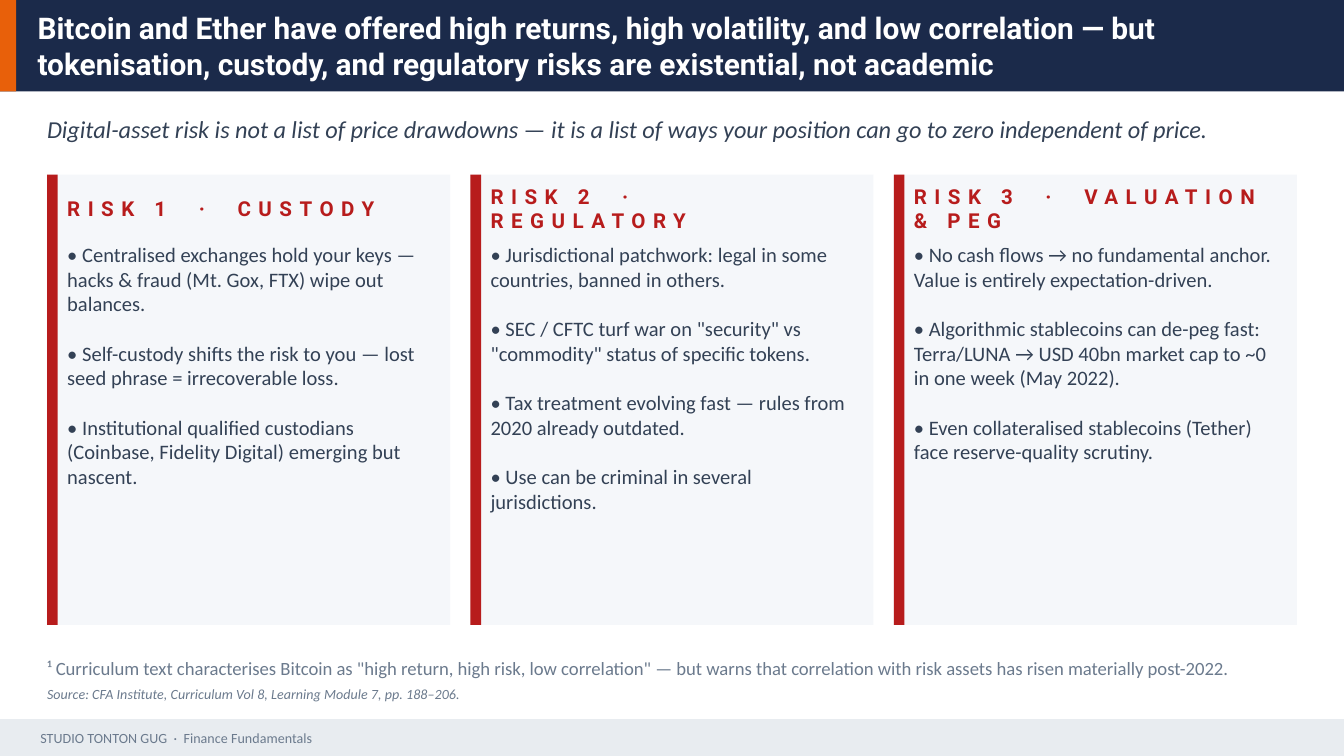
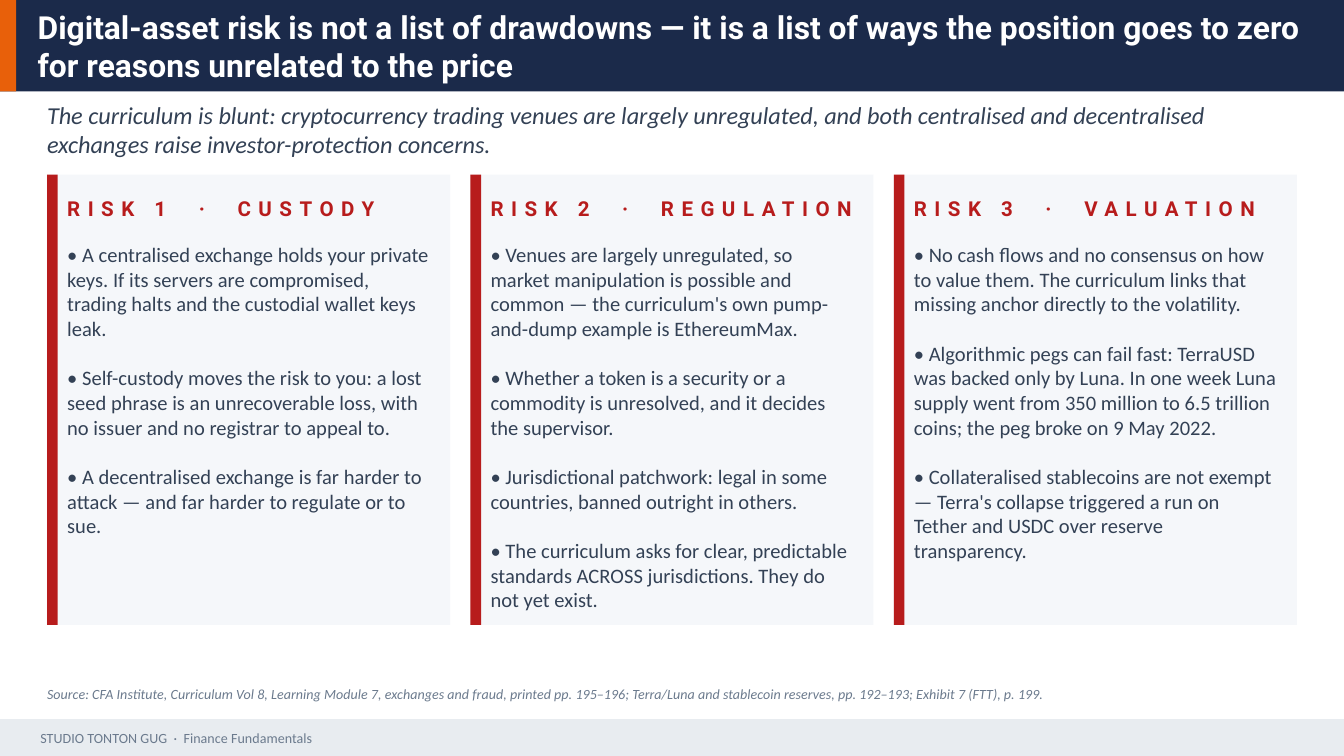
Before and after one commit to Gug4ever/Tonton_Gug_Studio, a slide deck: slide 38 of assets/finance/D19_Alternative_Investments.pptx (slide 37 before the commit). Drawn at 1344x756 pixels with LibreOffice and Linux fonts; fonts in the diff are those of the drawing. Boxes give left, top, right and bottom in pixels: in the first picture for what was removed or moved away, otherwise in the second. Text is boxed around its words. In the diff, an @@ line names an element or a change of style, - is before the commit and + after.

```diff
--- a/assets/finance/D19_Alternative_Investments.pptx
+++ b/assets/finance/D19_Alternative_Investments.pptx
@@ text at (38,15,1299,84): text changed; size 13 to 17 pt; font Calibri to Roboto; text colour #334155 to #FFFFFF; bold on; italic off @@
-Digital-asset risk is not a list of price drawdowns — it is a list of ways your position can go to zero independent of price.
+Digital-asset risk is not a list of drawdowns — it is a list of ways the position goes to zero for reasons unrelated to the price
@@ text removed at (38,16,1154,82) @@
-Bitcoin and Ether have offered high returns, high volatility, and low correlation — but tokenisation, custody, and regulatory risks are existential, not academic
@@ text added at (47,107,1204,157), 13 pt, text #334155, italic @@
+The curriculum is blunt: cryptocurrency trading venues are largely unregulated, and both centralised and decentralised exchanges raise investor-protection concerns.
@@ text at (491,201,852,217): text changed @@
-RISK 2 · REGULATORY
+RISK 2 · REGULATION
@@ text at (914,201,1254,217): text changed @@
-RISK 3 · VALUATION & PEG
+RISK 3 · VALUATION
@@ text at (67,247,428,533): text changed @@
-• Centralised exchanges hold your keys — hacks & fraud (Mt. Gox, FTX) wipe out balances.
-• Self-custody shifts the risk to you — lost seed phrase = irrecoverable loss.
-• Institutional qualified custodians (Coinbase, Fidelity Digital) emerging but nascent.
+• A centralised exchange holds your private keys. If its servers are compromised, trading halts and the custodial wallet keys leak.
+• Self-custody moves the risk to you: a lost seed phrase is an unrecoverable loss, with no issuer and no registrar to appeal to.
+• A decentralised exchange is far harder to attack — and far harder to regulate or to sue.
@@ text at (491,247,847,611): text changed @@
-• Jurisdictional patchwork: legal in some countries, banned in others.
-• SEC / CFTC turf war on "security" vs "commodity" status of specific tokens.
-• Tax treatment evolving fast — rules from 2020 already outdated.
-• Use can be criminal in several jurisdictions.
+• Venues are largely unregulated, so market manipulation is possible and common — the curriculum's own pump-and-dump example is EthereumMax.
+• Whether a token is a security or a commodity is unresolved, and it decides the supervisor.
+• Jurisdictional patchwork: legal in some countries, banned outright in others.
+• The curriculum asks for clear, predictable standards ACROSS jurisdictions. They do not yet exist.
@@ text at (914,247,1276,562): text changed @@
-• No cash flows → no fundamental anchor. Value is entirely expectation-driven.
-• Algorithmic stablecoins can de-peg fast: Terra/LUNA → USD 40bn market cap to ~0 in one week (May 2022).
-• Even collateralised stablecoins (Tether) face reserve-quality scrutiny.
+• No cash flows and no consensus on how to value them. The curriculum links that missing anchor directly to the volatility.
+• Algorithmic pegs can fail fast: TerraUSD was backed only by Luna. In one week Luna supply went from 350 million to 6.5 trillion coins; the peg broke on 9 May 2022.
+• Collateralised stablecoins are not exempt — Terra's collapse triggered a run on Tether and USDC over reserve transparency.
@@ text at (47,689,1043,702): text changed @@
-Source: CFA Institute, Curriculum Vol 8, Learning Module 7, pp. 188–206.
+Source: CFA Institute, Curriculum Vol 8, Learning Module 7, exchanges and fraud, printed pp. 195–196; Terra/Luna and stablecoin reserves, pp. 192–193; Exhibit 7 (FTT), p. 199.
@@ text removed at (47,661,1228,678) @@
-¹ Curriculum text characterises Bitcoin as "high return, high risk, low correlation" — but warns that correlation with risk assets has risen materially post-2022.
```
Also in this commit, not shown: 26 other slides changed, 4 slides added, 3 slides removed, 9 other files.
